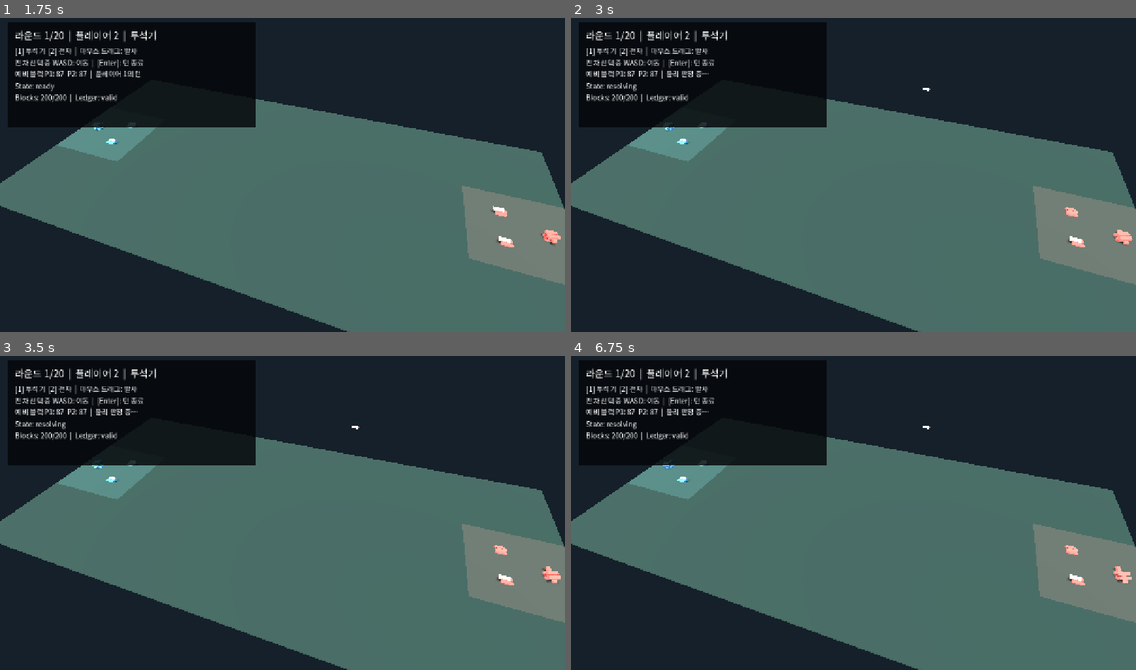
Above: before the commit, frames 1-4 (two rows, left to right).
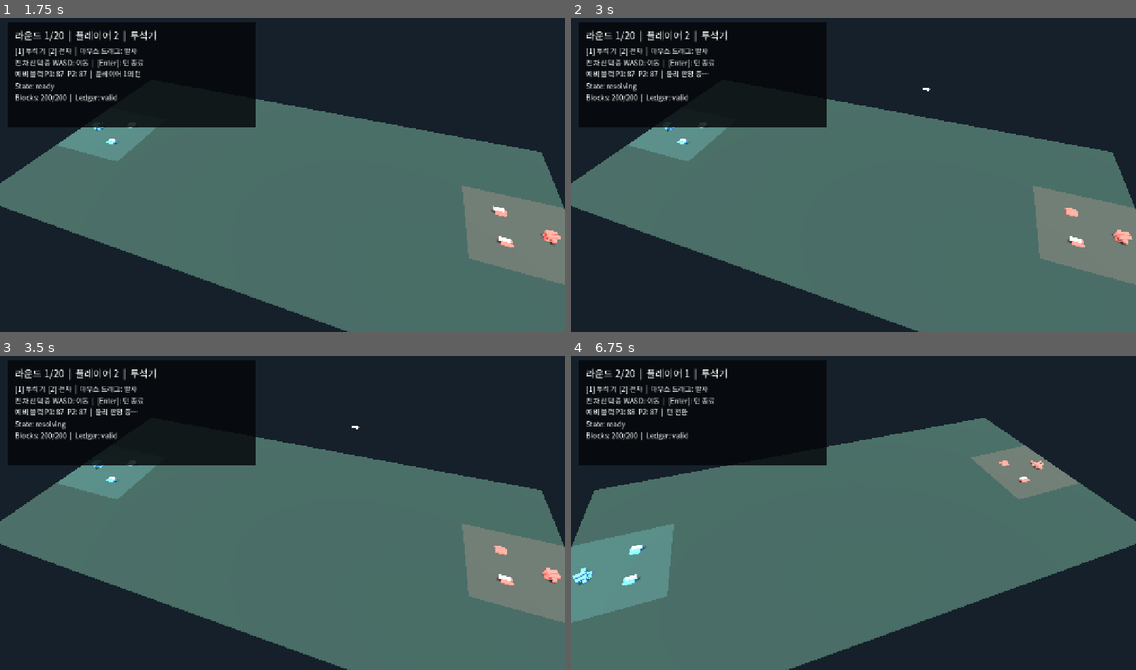
Above: after the commit, the same moments.

Repository: seo077/block_siege
Game: Godot game, scene res://main.tscn
Same seed, same stepped clock (60 frames per second), same inputs: the game is played once before the commit and once after it.
Inputs (mouse positions are in pixels of both pictures, inside the frame that each line leads up to):
- Up to frame 1 (1.75 s): tap Enter at 0.5 s; move the mouse to (406, 156) at 0.52 s; hold D 0.53-1.25 s; tap 1 at 0.6 s; click (406, 156) at 0.67 s; tap Space at 1.25 s; drag from (169, 187) to (254, 237) at 1.27 s
- Up to frame 2 (3 s): move the mouse to (910, 102) at 2.02 s; hold D 2.03-2.75 s; tap Enter at 2.1, 2.75 s; drag from (825, 237) to (684, 124) at 2.77 s
- Up to frame 3 (3.5 s): no input
- Up to frame 4 (6.75 s): tap Space at 3.5, 5 s; move the mouse to (1023, 560) at 3.52 s; hold A 3.53-4.25 s; tap 2 at 3.6 s; tap Enter at 4.25, 6.6 s; drag from (684, 462) to (768, 431) at 4.27 s; move the mouse to (881, 509) at 5.02 s; hold S 5.03-5.75 s; tap 1 at 5.1 s; click (881, 509) at 5.17 s; drag from (768, 431) to (740, 525) at 5.77 s; move the mouse to (977, 494) at 6.52 s; hold W from 6.53 s (still down)

Frame 1 is identical in both runs. In frame 2, less than 0.1% of the frame differs, in the area x 16-100%, y 34-73%; in frame 3, less than 0.1%; in frame 4, 32%, in the area x 0-100%, y 4-100%.

Commit message:
fix(physics): settle contacted structure bodies [T-026, REQ-004, REQ-016, REQ-017]

Diff:
--- a/scripts/main.gd
+++ b/scripts/main.gd
@@ -394,6 +394,8 @@
 	if sampled_projectile != null and is_instance_valid(sampled_projectile):
 		var sampled_position := sampled_projectile.global_position if sampled_projectile.is_inside_tree() else sampled_projectile.position
 		web_projectile_samples.append({"time": resolution_state.elapsed, "position": [sampled_position.x, sampled_position.y, sampled_position.z]})
+	damp_contacting_structure_bodies()
+	settle_reached_projectile_on_ground()
 	stop_projectile_outside_field()
 	var result := resolution_state.advance_fixed_tick(delta, collect_resolution_motion())
 	resolve_elapsed = resolution_state.elapsed
@@ -499,17 +501,118 @@
 	return true
 
 
+func settle_reached_projectile_on_ground() -> bool:
+	if resolution_state == null or match_state == null or not match_state.resolving_shot:
+		return false
+	var projectile := body_for_block(resolution_state.shot_block_id)
+	if projectile == null or not is_instance_valid(projectile) or not projectile.is_in_group("projectile"):
+		return false
+	if match_state.active_shot_block_id != resolution_state.shot_block_id:
+		return false
+	var attacker_id: int = match_state.active_shot_attacker_id
+	var attacker_index := -1
+	for index in match_state.players.size():
+		if match_state.players[index].id == attacker_id:
+			attacker_index = index
+			break
+	if attacker_index not in [0, 1]:
+		return false
+	var transform := projectile.global_transform if projectile.is_inside_tree() else projectile.transform
+	var position := transform.origin
+	if (attacker_index == 0 and position.x < 20.0) or (attacker_index == 1 and position.x > -20.0):
+		return false
+	var basis := transform.basis
+	var half_size := SiegeBlock.BLOCK_SIZE * 0.5
+	var vertical_extent := absf(basis.x.y) * half_size.x + absf(basis.y.y) * half_size.y + absf(basis.z.y) * half_size.z
+	var has_contact := projectile.get_contact_count() > 0
+	if has_contact:
+		projectile.linear_damp = 10.0
+	if not projectile_contact_is_settle_eligible(position.y - vertical_extent, projectile.linear_velocity, has_contact):
+		return false
+	projectile.linear_velocity = Vector3.ZERO
+	projectile.angular_velocity = Vector3.ZERO
+	projectile.sleeping = true
+	projectile.freeze = true
+	return true
+
+
+func projectile_contact_is_settle_eligible(bottom_y: float, linear_velocity: Vector3, has_contact: bool) -> bool:
+	var not_rebounding := linear_velocity.y <= 0.05
+	var physically_slow := linear_velocity.length() <= 0.5
+	var slow_physical_contact := has_contact and physically_slow and not_rebounding
+	var descended_to_field := bottom_y <= 0.035 and bottom_y >= -0.25 and physically_slow and not_rebounding
+	return slow_physical_contact or descended_to_field
+
+
+func damp_contacting_structure_bodies() -> int:
+	if resolution_state == null or match_state == null:
+		return 0
+	var damped_count := 0
+	for block_id in resolution_state.target_block_ids:
+		if block_id == resolution_state.shot_block_id:
+			continue
+		var body := body_for_block(block_id)
+		var record = match_state.blocks.get(block_id)
+		if body == null or not is_instance_valid(body) or record == null or not structure_contact_damping_is_eligible(record.location, record.is_ammo, body.get_contact_count()):
+			continue
+		# Resting stacks receive small solver impulses at their real contact points.
+		# Strong rotational damping dissipates that collision energy without
+		# changing position, zeroing velocity, or bypassing Godot's sleep rules.
+		body.linear_damp = 20.0
+		body.angular_damp = 40.0
+		damped_count += 1
+	return damped_count
+
+
+func structure_contact_damping_is_eligible(location: StringName, is_ammo: bool, contact_count: int) -> bool:
+	return not is_ammo and location in [&"fortress", &"weapon"] and contact_count > 0
+
+
+func collect_non_quiet_tracked_bodies() -> Array:
+	var diagnostics: Array = []
+	if resolution_state == null:
+		return diagnostics
+	for block_id in resolution_state.target_block_ids:
+		var body := body_for_block(block_id)
+		if body == null or not is_instance_valid(body):
+			continue
+		var linear_speed := body.linear_velocity.length()
+		var angular_speed := body.angular_velocity.length()
+		if linear_speed <= ResolutionState.MAX_LINEAR_SPEED and angular_speed <= ResolutionState.MAX_ANGULAR_SPEED:
+			continue
+		var position := body.global_position if body.is_inside_tree() else body.position
+		var record = match_state.blocks.get(block_id) if match_state != null else null
+		diagnostics.append({
+			"block_id": block_id,
+			"position": [position.x, position.y, position.z],
+			"linear_speed": linear_speed,
+			"angular_speed": angular_speed,
+			"record_location": String(record.location) if record != null else "missing",
+			"field_location": "below_field" if position.y < -2.0 else ("outside_field" if absf(position.x) >= FIELD_SIZE.x * 0.5 or absf(position.z) >= FIELD_SIZE.y * 0.5 else "playable_field"),
+		})
+	return diagnostics
+
+
 func web_test_snapshot() -> Dictionary:
 	var hud_strings: PackedStringArray = []
 	for label in [status_label, hint_label, debug_label, adjudication_label, block_total_label, timeout_error_label]:
 		if label != null:
 			hud_strings.append(label.text)
 	var projectile_position: Variant = null
+	var projectile_velocity: Variant = null
+	var projectile_contact_count := 0
+	var projectile_bottom_y: Variant = null
 	if web_last_shot_id >= 0:
 		var projectile := body_for_block(web_last_shot_id)
 		if projectile != null and is_instance_valid(projectile):
 			var position := projectile.global_position if projectile.is_inside_tree() else projectile.position
 			projectile_position = [position.x, position.y, position.z]
+			projectile_velocity = [projectile.linear_velocity.x, projectile.linear_velocity.y, projectile.linear_velocity.z]
+			projectile_contact_count = projectile.get_contact_count()
+			var basis := projectile.global_transform.basis if projectile.is_inside_tree() else projectile.transform.basis
+			var half_size := SiegeBlock.BLOCK_SIZE * 0.5
+			var vertical_extent := absf(basis.x.y) * half_size.x + absf(basis.y.y) * half_size.y + absf(basis.z.y) * half_size.z
+			projectile_bottom_y = position.y - vertical_extent
 	return {
 		"hud_strings": hud_strings,
 		"approved_korean_strings": APPROVED_KOREAN_STRINGS,
@@ -526,6 +629,10 @@
 		"dragging": dragging,
 		"resolve_elapsed": resolve_elapsed,
 		"projectile_position": projectile_position,
+		"projectile_velocity": projectile_velocity,
+		"projectile_contact_count": projectile_contact_count,
+		"projectile_bottom_y": projectile_bottom_y,
+		"non_quiet_tracked_bodies": collect_non_quiet_tracked_bodies(),
 		"projectile_samples": web_projectile_samples.duplicate(true),
 		"camera_position": [camera.position.x, camera.position.y, camera.position.z],
 		"camera_forward": [-camera.global_basis.z.x, -camera.global_basis.z.y, -camera.global_basis.z.z],
--- a/tests/regression_runner.gd
+++ b/tests/regression_runner.gd
@@ -212,6 +212,8 @@
 	return true
 
 func _verify_bounded_resolution() -> bool:
+	if not _verify_reached_ground_settlement():
+		return false
 	for boundary_position in [Vector3(30.0, 1.0, 0.0), Vector3(-30.0, 1.0, 0.0), Vector3(0.0, 1.0, 15.0), Vector3(0.0, 1.0, -15.0), Vector3(0.0, -2.01, 0.0)]:
 		var main := Main.new()
 		root.add_child(main)
@@ -248,6 +250,75 @@
 		main.create_ui()
 		main.update_ui()
 		if main.current_adjudication_state() == &"ready" and not main.hint_label.text.contains("[Enter]: 턴 종료"):
+			main.free()
+			return false
+		main.free()
+	return true
+
+func _verify_reached_ground_settlement() -> bool:
+	var damping_probe := Main.new()
+	if not damping_probe.structure_contact_damping_is_eligible(&"weapon", false, 1):
+		damping_probe.free()
+		return false
+	for ineligible in [[&"weapon", false, 0], [&"fortress", true, 1], [&"projectile", false, 1], [&"reserve", false, 1]]:
+		if damping_probe.structure_contact_damping_is_eligible(ineligible[0], ineligible[1], ineligible[2]):
+			damping_probe.free()
+			return false
+	damping_probe.free()
+	for player_index in 2:
+		var main := Main.new()
+		root.add_child(main)
+		main.create_match()
+		if player_index == 1 and not main.match_state.request_end_turn(main.match_state.active_player_id).accepted:
+			main.free()
+			return false
+		var attacker = main.match_state.players[player_index]
+		if not main.fire_weapon(attacker.id, attacker.weapons[0].id, Vector2(0, -240)):
+			main.free()
+			return false
+		var projectile = main.body_for_block(main.resolution_state.shot_block_id)
+		var target = main.body_for_block(main.resolution_state.target_block_ids[0])
+		var target_linear: Vector3 = target.linear_velocity
+		var reached_x := 20.0 if player_index == 0 else -20.0
+		var before_x := 19.99 if player_index == 0 else -19.99
+		projectile.position = Vector3(before_x, 0.1, 0.0)
+		projectile.linear_velocity = Vector3(1.0 if player_index == 0 else -1.0, -1.0, 0.0)
+		if main.settle_reached_projectile_on_ground():
+			main.free()
+			return false
+		projectile.position = Vector3(reached_x, 0.2, 0.0)
+		if main.settle_reached_projectile_on_ground():
+			main.free()
+			return false
+		if main.projectile_contact_is_settle_eligible(2.0, Vector3(0.5, 0.0, 0.0), false):
+			main.free()
+			return false
+		if main.projectile_contact_is_settle_eligible(2.0, Vector3(0.501, 0.0, 0.0), true):
+			main.free()
+			return false
+		if main.projectile_contact_is_settle_eligible(0.0, Vector3(0.501, 0.0, 0.0), false):
+			main.free()
+			return false
+		if main.projectile_contact_is_settle_eligible(2.0, Vector3(0.1, 0.051, 0.0), true):
+			main.free()
+			return false
+		if not main.projectile_contact_is_settle_eligible(2.0, Vector3(0.49, 0.0, 0.0), true):
+			main.free()
+			return false
+		projectile.position = Vector3(reached_x, 0.1, 0.0)
+		projectile.linear_velocity = Vector3(0.0, 0.2, 0.0)
+		if main.settle_reached_projectile_on_ground():
+			main.free()
+			return false
+		projectile.linear_velocity = Vector3(0.25, -0.1, 0.0)
+		projectile.angular_velocity = Vector3.ONE
+		if not main.settle_reached_projectile_on_ground():
+			main.free()
+			return false
+		if projectile.linear_velocity != Vector3.ZERO or projectile.angular_velocity != Vector3.ZERO or not projectile.sleeping or not projectile.freeze:
+			main.free()
+			return false
+		if target.linear_velocity != target_linear:
 			main.free()
 			return false
 		main.free()
Not shown, changed: tests/web/run_browser_regression.mjs
